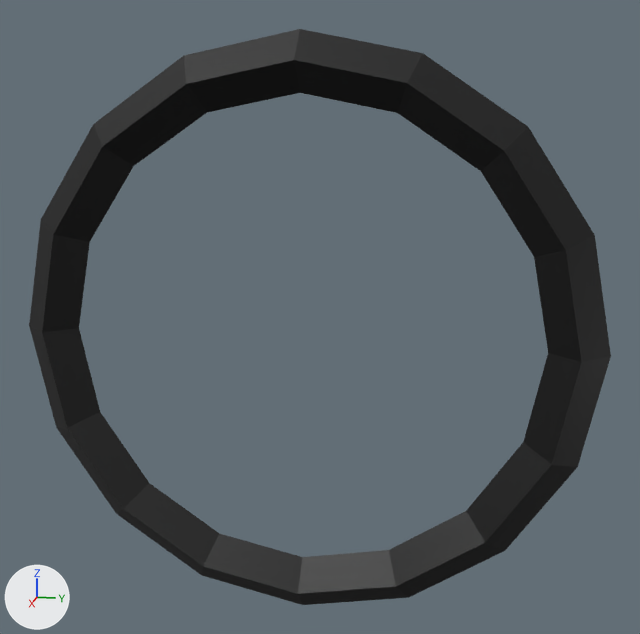
What one commit did to the OBJ model src/models/menu/players_3.obj.
One viewpoint serves both versions: a 50 mm camera at (34.0, 17.49, 39.63) aimed at (7.63, 12.22, 33.03). The lights are fixed; the arrows at lower left show +X, +Y and +Z. Where no turn or scale is listed for an object, it has been applied to the vertices.

The first picture shows 'players_3'.
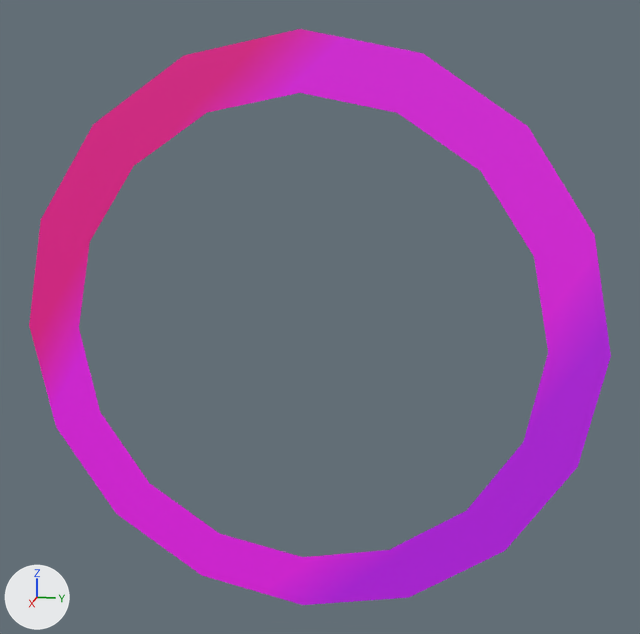
The newer file is also turned or shifted as a whole; pictures and numbers use the older file's frame.

What differs and where, as boxes [x1, y1, x2, y2] in the pictures (640 x 634 px):
part 1 of me_players_3, cut back
    both: [29, 29, 611, 605]

The change, as a diff of the scene's bpy script:
```diff
--- a/src/models/menu/players_3.obj.py
+++ b/src/models/menu/players_3.obj.py
@@ me_players_3 @@
 # used by ob_players_3; location = (0.0, 0.0, 0.0)
-me_players_3.from_pydata(...)  # 48 vertices, 64 faces; spans x 7.5..8.3, y 2.2..21.0, z 22.9..41.6
+me_players_3.from_pydata(...)  # 32 vertices, 32 faces; spans x 7.5, y 2.2..21.0, z 22.9..41.6
+# me_players_3 part 1
+# 16 vertices are removed from x 8.3, y 3.1..20.1, z 23.8..40.7
+# 64 faces are deleted
+# 32 new faces join them
 me_players_3.materials.append(mat_material)
```
